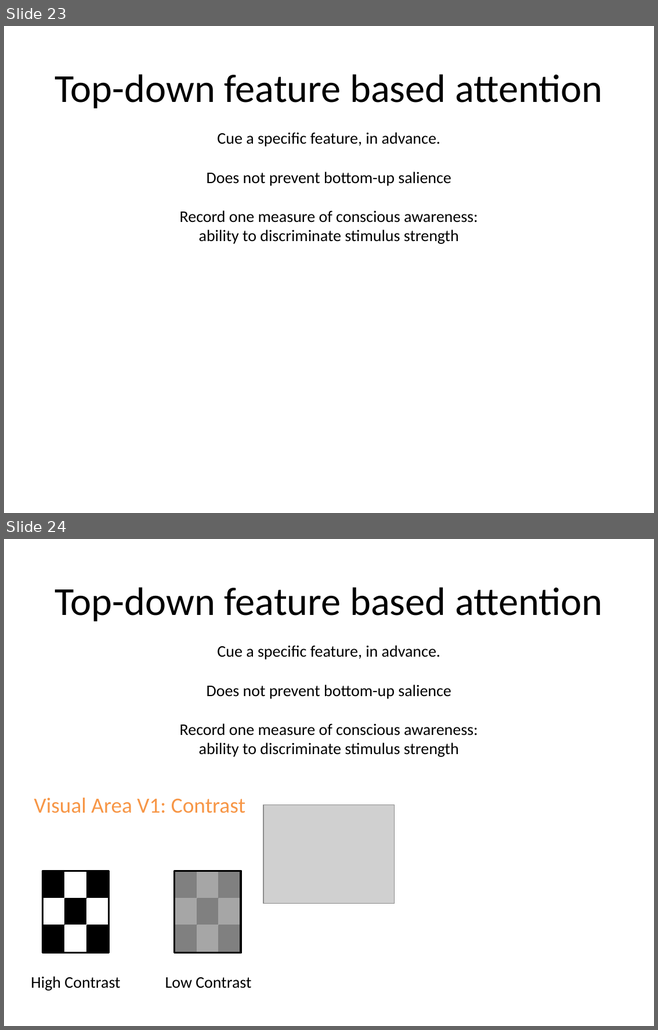
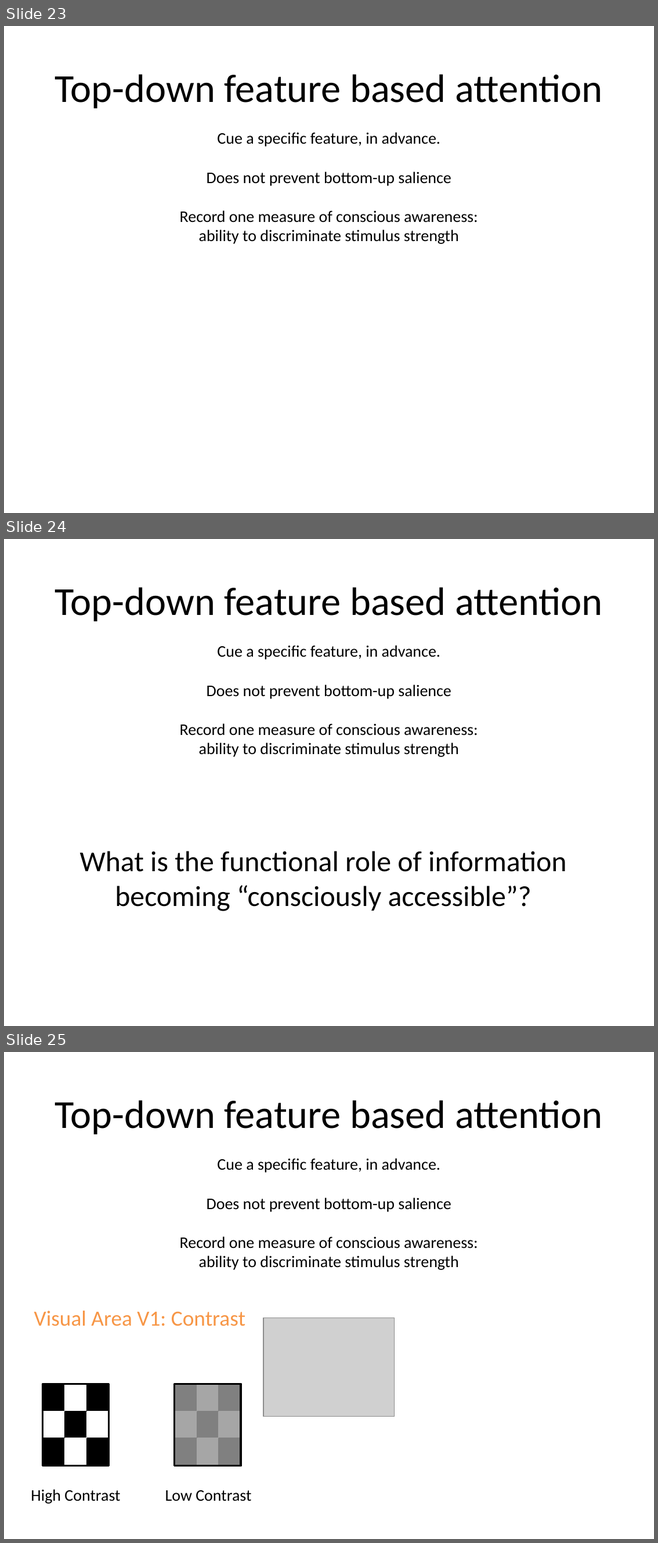
Before and after one commit to dbirman/att_awe, a slide deck: talks/20160823_mad_birman.pptx. Shown one above the other, each under a label of ours: slides 23 and 24 before the commit, slides 23, 24 and 25 after it. The pictures are 658x1030 and 658x1543 pixels, drawn with LibreOffice and Linux fonts; fonts in the diff are those of the drawing; grey boxes stand for pictures. Boxes give left, top, right and bottom in pixels: in the first picture for what was removed or moved away, otherwise in the second. Text is boxed around its words. In the diff, an @@ line names an element or a change of style, - is before the commit and + after.

```diff
--- a/talks/20160823_mad_birman.pptx
+++ b/talks/20160823_mad_birman.pptx
@@ slide 24 added at (4,539,654,1026), background #FFFFFF @@
@@ title added at (54,587,602,621), 44 pt, text #000000 @@
+Top-down feature based attention
@@ text added at (180,645,478,757), 18 pt, text #000000 @@
+Cue a specific feature, in advance.
+Does not prevent bottom-up salience
+Record one measure of conscious awareness: ability to discriminate stimulus strength
@@ text added at (80,851,566,911), 32 pt, text #000000 @@
+What is the functional role of information becoming “consciously accessible”?
@@ what was slide 24 is now slide 25 @@
```
Also in this commit, not shown: 7 slides changed, 3 other slides added, 8 slides removed, 2 other files.
